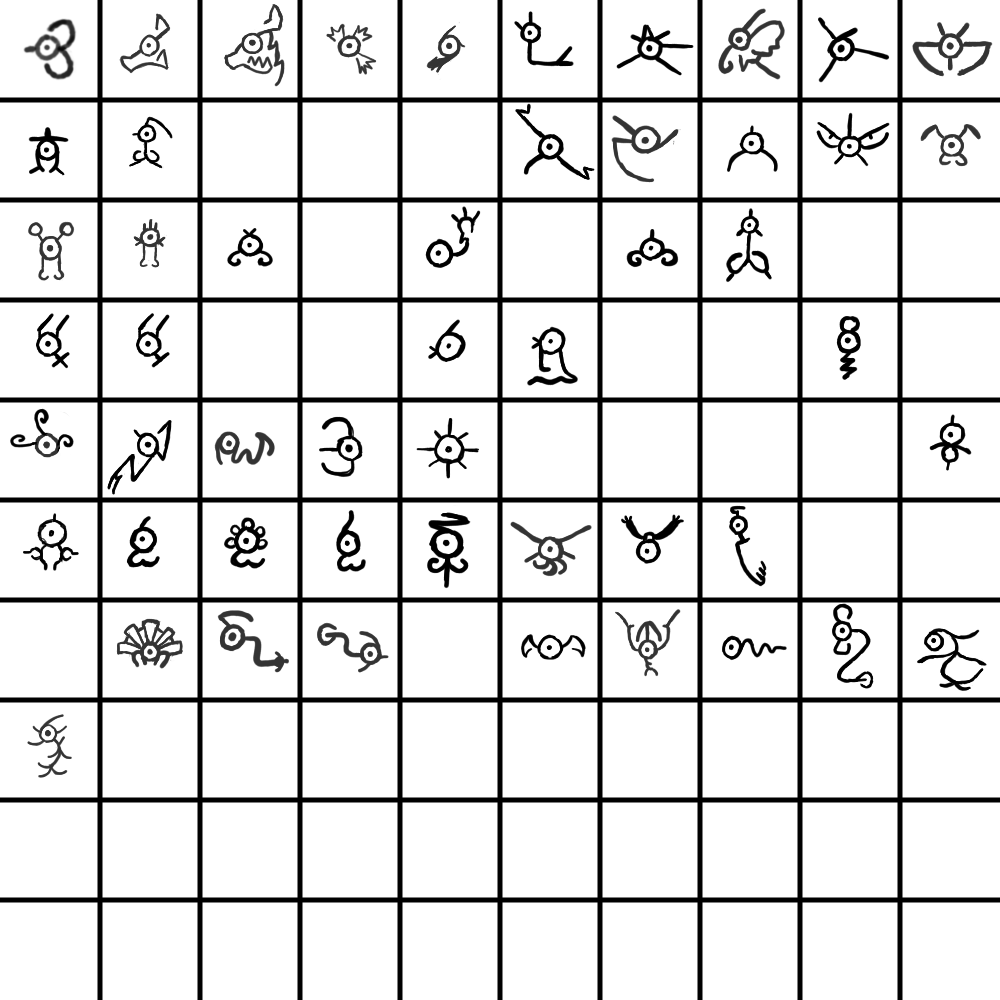
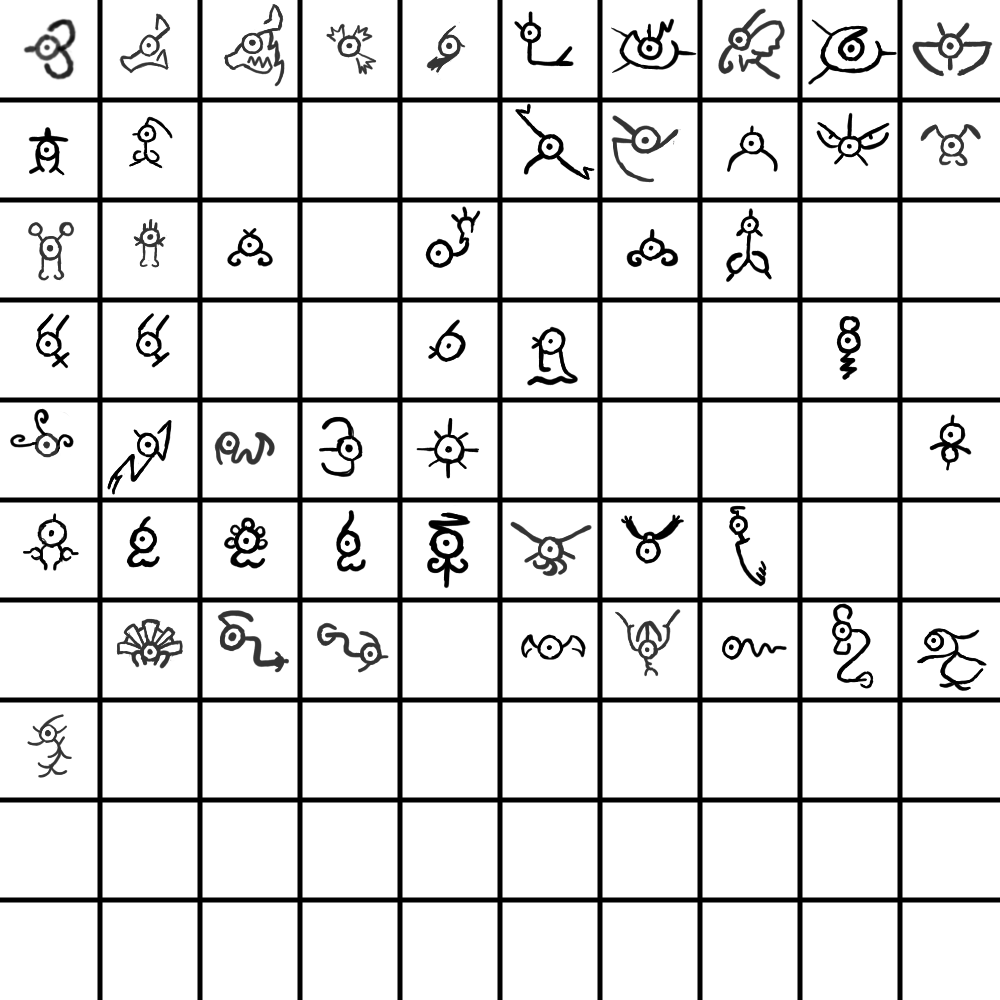
Revision of a layered 1000 x 1000 image; what changed, layer by layer:
painted on "Paint Layer 1" over [611, 17, 897, 85]
